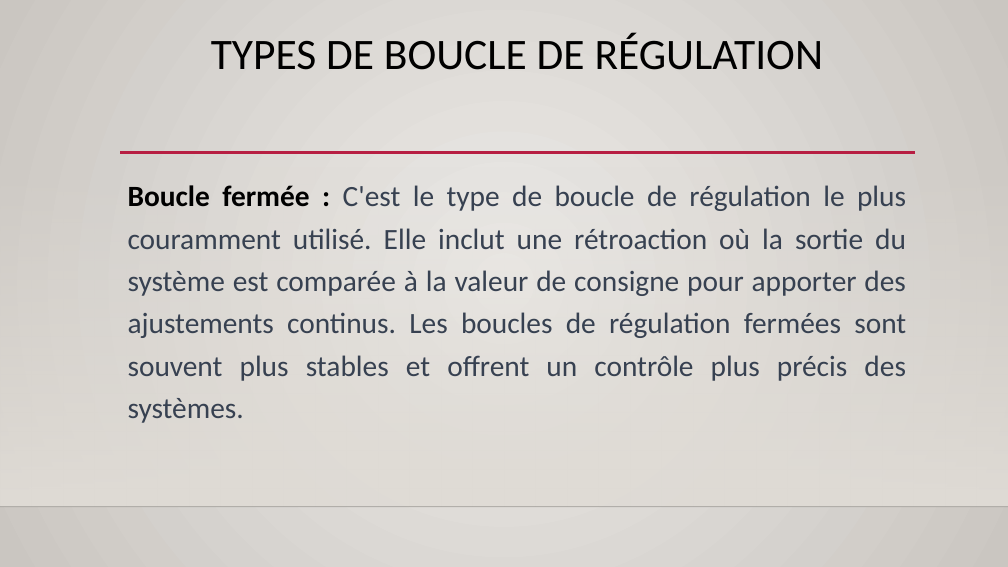
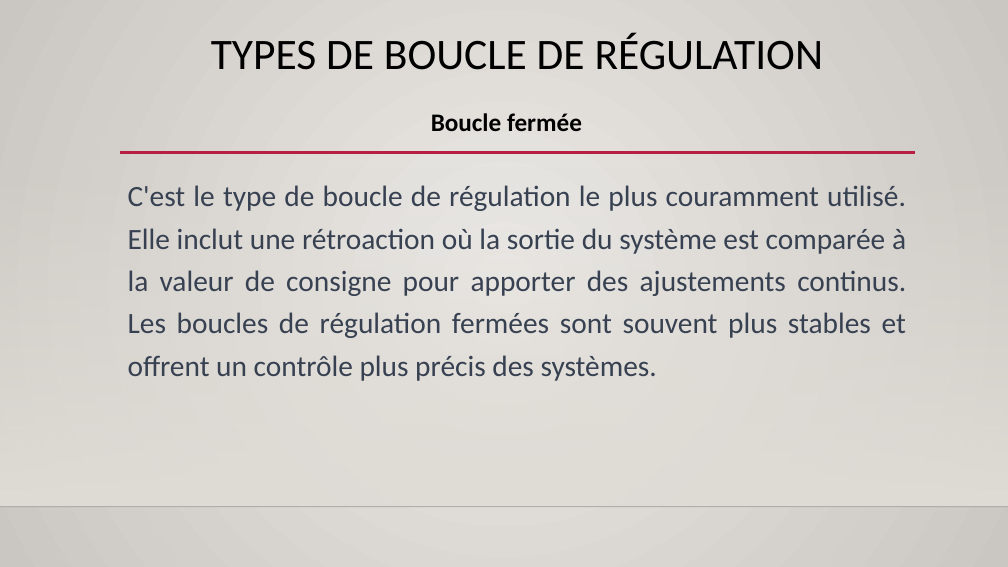
Before and after one commit to Aboudara/Document, a slide deck: slide 11 of Formation regulation.pptx (slide 7 before the commit). Drawn at 1008x567 pixels with LibreOffice and Linux fonts; fonts in the diff are those of the drawing; background and template pictures are left out. Boxes give left, top, right and bottom in pixels: in the first picture for what was removed or moved away, otherwise in the second. Text is boxed around its words. In the diff, an @@ line names an element or a change of style, - is before the commit and + after.

```diff
--- a/Formation regulation.pptx
+++ b/Formation regulation.pptx
@@ text added at [431, 113, 582, 131], 24 pt, text #000000, bold @@
+Boucle fermée
@@ text at [128, 185, 906, 381]: text changed @@
-Boucle fermée : C'est le type de boucle de régulation le plus couramment utilisé. Elle inclut une rétroaction où la sortie du système est comparée à la valeur de consigne pour apporter des ajustements continus. Les boucles de régulation fermées sont souvent plus stables et offrent un contrôle plus précis des systèmes.
+C'est le type de boucle de régulation le plus couramment utilisé. Elle inclut une rétroaction où la sortie du système est comparée à la valeur de consigne pour apporter des ajustements continus. Les boucles de régulation fermées sont souvent plus stables et offrent un contrôle plus précis des systèmes.
```
Also in this commit, not shown: 1 other slide changed, 8 slides added, 1 slide removed.
